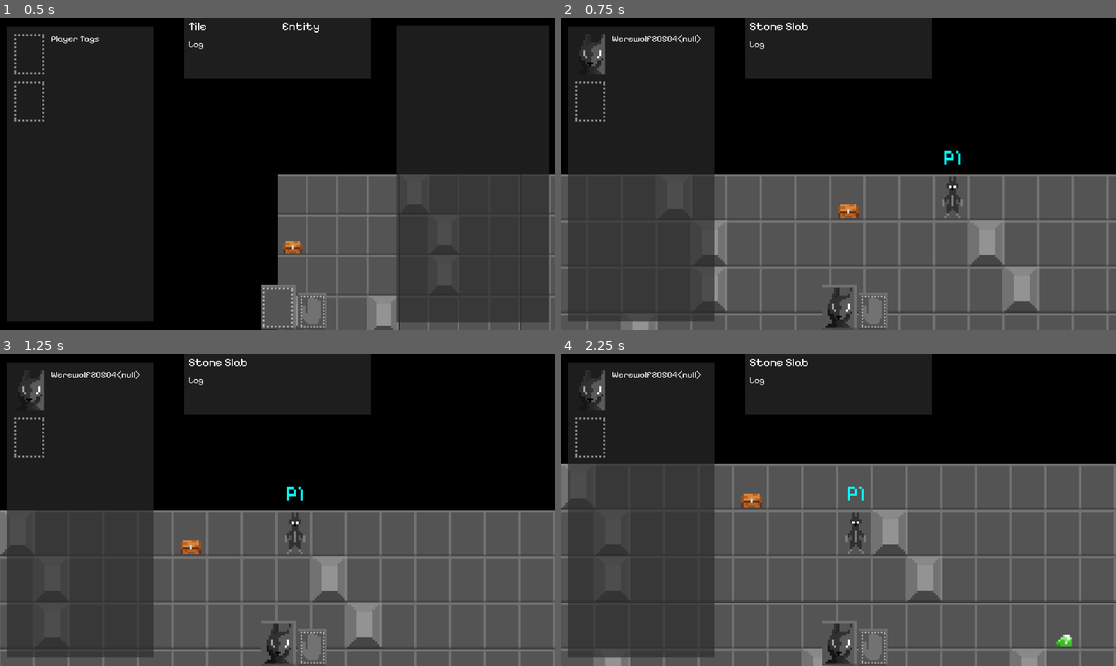
Above: before the commit, frames 1-4 (two rows, left to right).
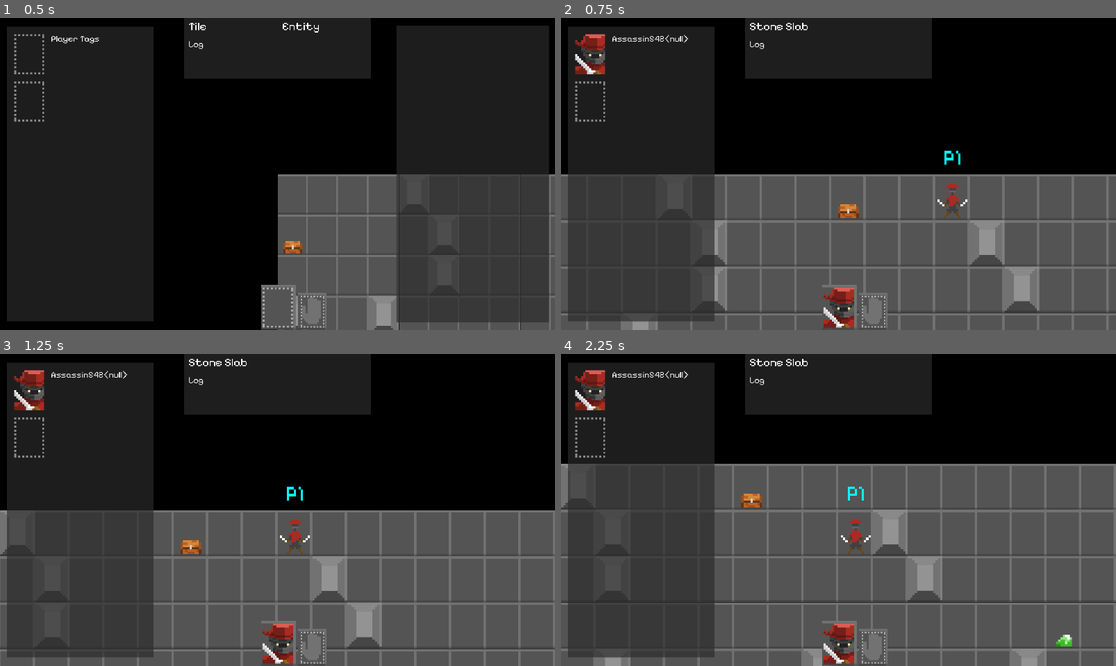
Above: after the commit, the same moments.

Repository: joshandersn/firecrest
Game: Godot game, scene res://main.tscn
Two runs of this game, one before a commit and one after it. Both use one fixed random seed, a clock stepped at 60 frames per second and the inputs below.
Inputs (mouse positions are in pixels of both pictures, inside the frame that each line leads up to):
- Up to frame 1 (0.5 s): no input
- Up to frame 2 (0.75 s): tap Enter (ui_accept) at 0.5 s; move the mouse to (855, 192) at 0.52 s; hold D (move_right) from 0.53 s (still down); tap = (zoom_in) at 0.6 s
- Up to frame 3 (1.25 s): keep holding D (move_right); tap Enter (ui_accept) at 0.77 s
- Up to frame 4 (2.25 s): move the mouse to (577, 531) at 1.27 s; release D (move_right) at 1.28 s; hold S (move_down) 1.28-2.03 s; tap - (zoom_out) at 1.35 s; tap Enter (ui_accept) at 1.52 s; move the mouse to (583, 491) at 2.02 s; hold D (move_right) from 2.03 s (still down); tap = (zoom_in) at 2.1 s

Frame 1 is identical in both runs. In frame 2, 1.5% of the frame differs, in the area x 2-74%, y 5-100%; in frame 3, 1.5%; in frame 4, 1.5%.

Commit message:
Items that are too heavly cannot be equipped

Diff:
--- a/main.gd
+++ b/main.gd
@@ -93,7 +93,7 @@
 func _ready() -> void:
 	generate_map(20,15)
 	populate_map()
-	spawn_entity(werewolf, true)
+	spawn_entity(assassin, true)
 	spawn_entity(chest)
 	Game.center_camera.connect(center_selection)
 
--- a/ui.gd
+++ b/ui.gd
@@ -29,7 +29,7 @@
 	if item.mass < Game.players[0].entity.strength:
 		Game.players[0].entity.wielded = item
 	else:
-		print(item.mass, " is too heavy for your strength (", Game.players[0].entity.strength, ")")
+		Game.emit_signal("game_log", str(item.tag, " is too heavy (", item.mass, ") to equip."))
 	update_ui()
 
 func game_log(message):
